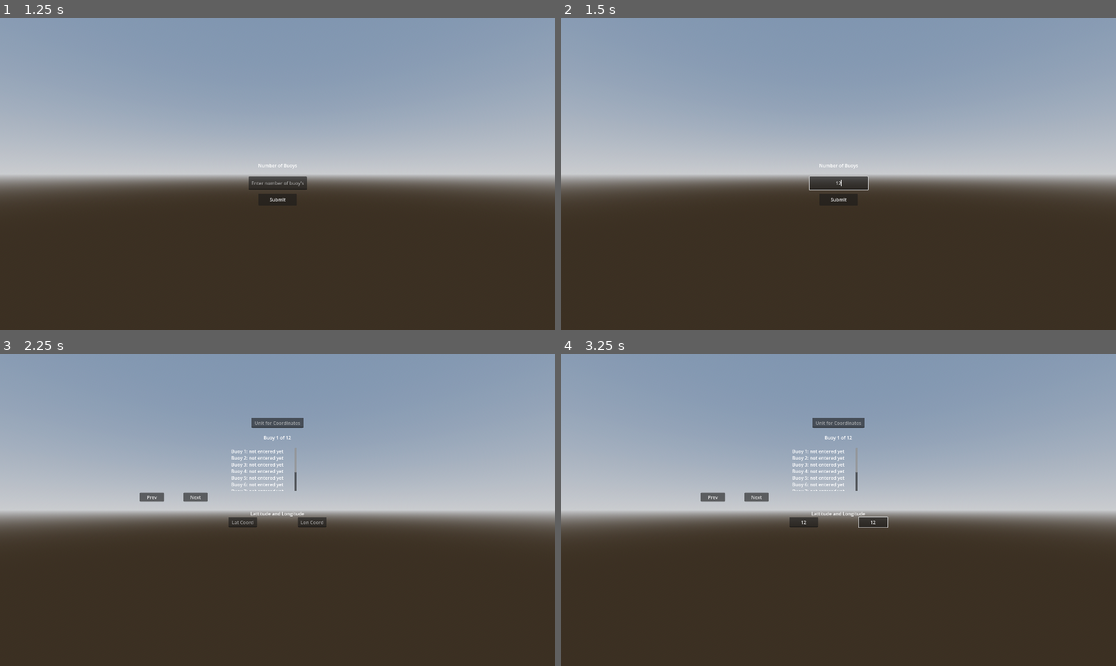
Above: before the commit, frames 1-4 (two rows, left to right).
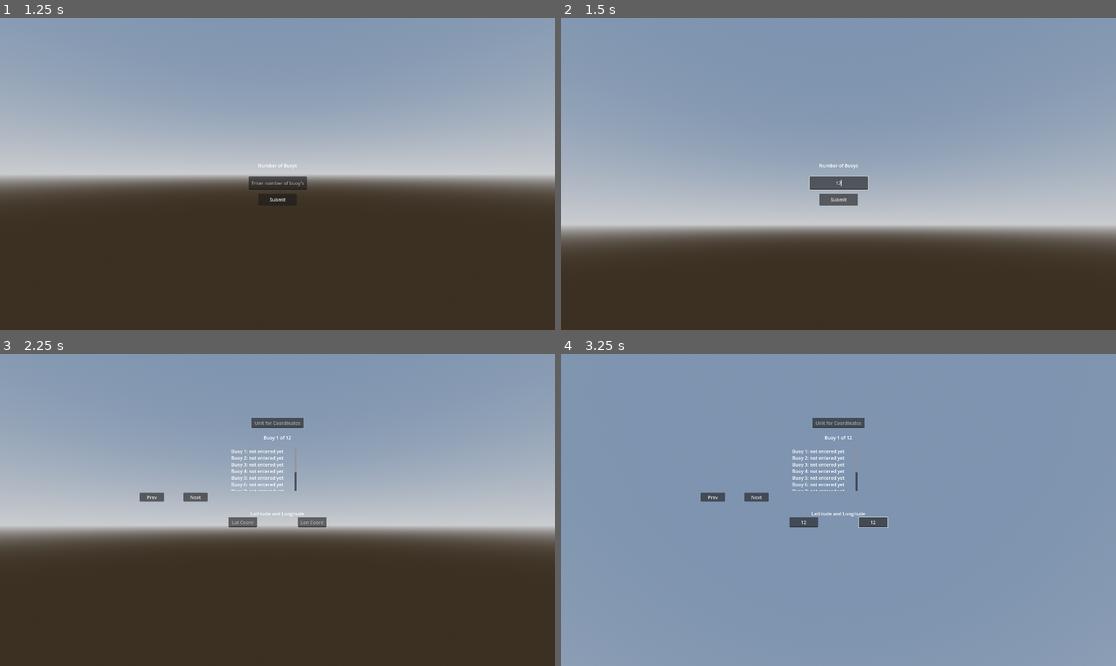
Above: after the commit, the same moments.

Repository: chrissolanilla/boatSim
Game: Godot game, scene res://MainMenu/MainMenu.tscn
Same seed, same stepped clock (60 frames per second), same inputs: the game is played once before the commit and once after it.
Inputs (mouse positions are in pixels of both pictures, inside the frame that each line leads up to):
- Up to frame 1 (1.25 s): click "Start" at 0.5 s
- Up to frame 2 (1.5 s): click (838, 183) at 1.27 s; type "12" at 1.35 s
- Up to frame 3 (2.25 s): click "Submit" at 2 s
- Up to frame 4 (3.25 s): click (805, 522) at 2.77 s; type "12" at 2.85 s; click (871, 522) at 3 s; type "12" at 3.08 s; click (838, 422) at 3.23 s

Frame 1 is identical in both runs. In frame 2, 35% of the frame differs, in the area x 0-100%, y 34-75%; in frame 3, 9.4%; in frame 4, 73%, in the area x 0-100%, y 19-100%.

Commit message:
added esc toggle to show and not show cursor

Diff:
--- a/godot/Level1/Level1.tscn
+++ b/godot/Level1/Level1.tscn
@@ -5,6 +5,7 @@
 [ext_resource type="PackedScene" uid="uid://cyqcpfasocaus" path="res://Player/Player.tscn" id="2_axawr"]
 [ext_resource type="Script" uid="uid://cxtsp3b3p1436" path="res://Level1/ui_buoys.gd" id="4_22xjp"]
 [ext_resource type="Script" uid="uid://c08v3w0x1ea5f" path="res://Level1/ui_cordinates.gd" id="5_iits7"]
+[ext_resource type="PackedScene" uid="uid://dev2p0gb68mic" path="res://blender/528Feet.glb" id="6_btw7m"]
 
 [sub_resource type="ProceduralSkyMaterial" id="ProceduralSkyMaterial_yr1vs"]
 sky_horizon_color = Color(0.66224277, 0.6717428, 0.6867428, 1)
@@ -205,6 +206,9 @@
 offset_right = 713.0
 offset_bottom = 392.0
 
+[node name="528Feet" parent="." unique_id=1001759975 instance=ExtResource("6_btw7m")]
+transform = Transform3D(1, 0, 0, 0, 1, 0, 0, 0, 1, -2.6939359, 0, -3.6928735)
+
 [connection signal="editing_toggled" from="n_buoys/n_buoy" to="n_buoys/n_buoy" method="_on_editing_toggled"]
 [connection signal="pressed" from="n_buoys/n_buoy/submit_n_buoys" to="n_buoys" method="_on_submit_n_buoys_pressed"]
 [connection signal="pressed" from="buoy_coordinates/Next" to="buoy_coordinates" method="_on_next_pressed"]
--- a/godot/Player/player.gd
+++ b/godot/Player/player.gd
@@ -7,29 +7,25 @@
 const SPEED := 8.0
 const SPRINT_SPEED := 20.0
 const MOUSE_SENSITIVITY := 0.003
-#not prop pitch lol
 var pitch := 0.0
-
 
 func _ready() -> void:
 	Input.set_mouse_mode(Input.MOUSE_MODE_CAPTURED)
-	#for no clip
-	#model_collision.disabled = true
+	# for no clip
+	# model_collision.disabled = true
 
+func _input(event: InputEvent) -> void:
+	if event.is_action_pressed("ui_cancel"):
+		toggle_mouse_capture()
+		return
 
-func _unhandled_input(event: InputEvent) -> void:
-	if event is InputEventMouseMotion:
-		# rotate body left/right
-		rotate_y(-event.relative.x * MOUSE_SENSITIVITY)
+	if Input.get_mouse_mode() == Input.MOUSE_MODE_CAPTURED:
+		if event is InputEventMouseMotion:
+			rotate_y(-event.relative.x * MOUSE_SENSITIVITY)
 
-		# rotate camera up/down
-		pitch -= event.relative.y * MOUSE_SENSITIVITY
-		pitch = clamp(pitch, deg_to_rad(-89.0), deg_to_rad(89.0))
-		camera_3d.rotation.x = pitch
-
-	if event.is_action_pressed("ui_cancel"):
-		Input.set_mouse_mode(Input.MOUSE_MODE_VISIBLE)
-
+			pitch -= event.relative.y * MOUSE_SENSITIVITY
+			pitch = clamp(pitch, deg_to_rad(-89.0), deg_to_rad(89.0))
+			camera_3d.rotation.x = pitch
 
 func _physics_process(delta: float) -> void:
 	var direction := Vector3.ZERO
@@ -64,3 +60,9 @@
 
 	velocity = direction * current_speed
 	move_and_slide()
+
+func toggle_mouse_capture() -> void:
+	if Input.get_mouse_mode() == Input.MOUSE_MODE_CAPTURED:
+		Input.set_mouse_mode(Input.MOUSE_MODE_VISIBLE)
+	else:
+		Input.set_mouse_mode(Input.MOUSE_MODE_CAPTURED)
Binary file added: godot/blender/528Feet.glb
Not shown, added: godot/blender/528Feet.glb.import
